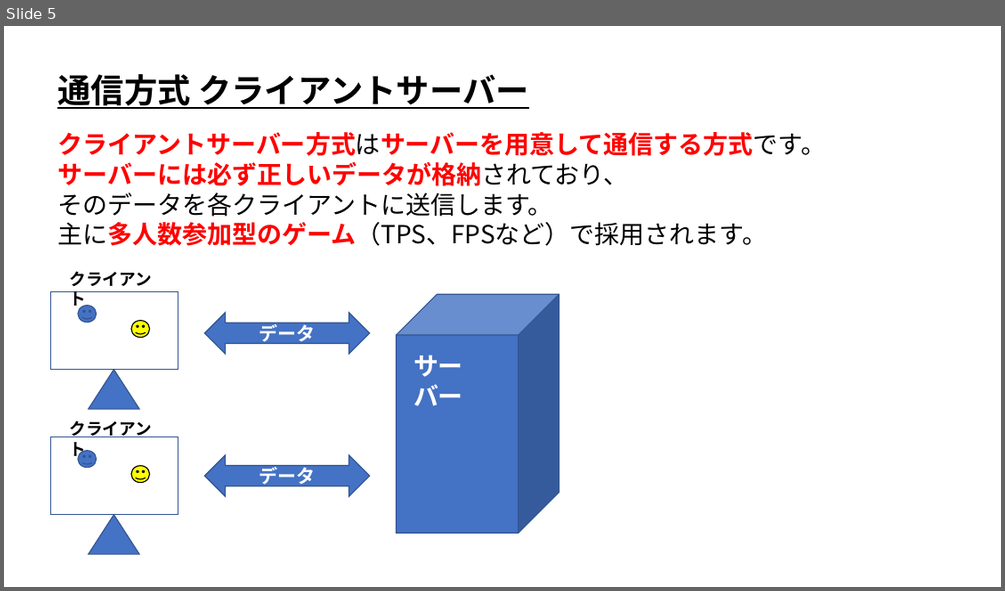
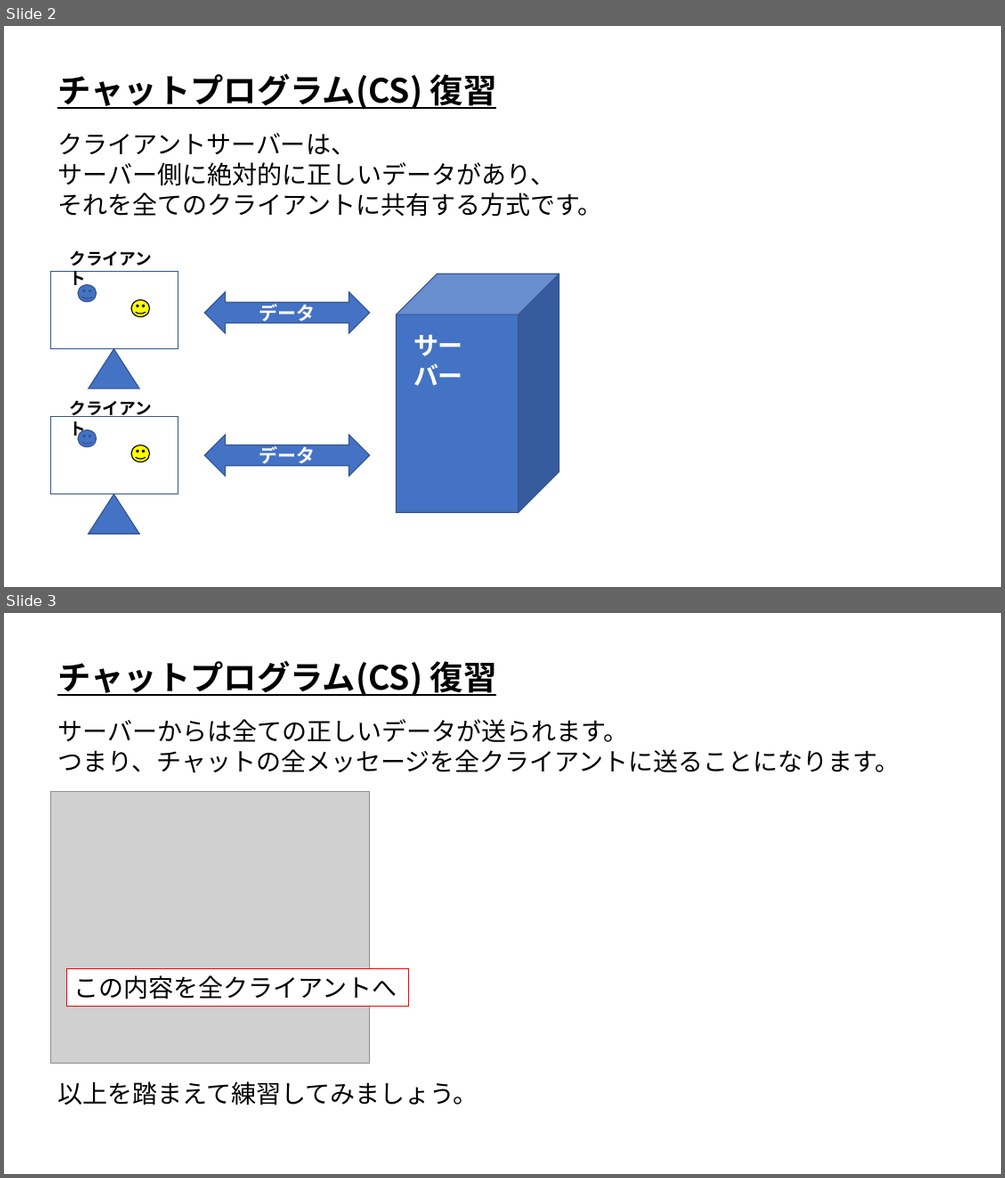
Before and after one commit to ArakiYusuke-Ohara/Textbook, a slide deck: ゲーム科3年/00_前期/オンラインゲームプログラミングⅠ/05_チャットプログラム(CS).pptx. Shown one above the other, each under a label of ours: slide 5 before the commit, slides 2 and 3 after it. The pictures are 1005x591 and 1005x1178 pixels, drawn with LibreOffice and Linux fonts; fonts in the diff are those of the drawing; grey boxes stand for pictures. Boxes give left, top, right and bottom in pixels: in the first picture for what was removed or moved away, otherwise in the second. Text is boxed around its words. In the diff, an @@ line names an element or a change of style, - is before the commit and + after.

Commit message:
コード、スライド微修正

```diff
--- a/ゲーム科3年/00_前期/オンラインゲームプログラミングⅠ/05_チャットプログラム(CS).pptx
+++ b/ゲーム科3年/00_前期/オンラインゲームプログラミングⅠ/05_チャットプログラム(CS).pptx
@@ slide 3 added at (x1=4, y1=613, x2=1001, y2=1174), background #FFFFFF @@
@@ text added at (x1=57, y1=661, x2=497, y2=697), 32 pt, text #000000, bold, underline @@
+チャットプログラム(CS) 復習
@@ text added at (x1=57, y1=719, x2=899, y2=773), 24 pt, text #000000 @@
+サーバーからは全ての正しいデータが送られます。
+つまり、チャットの全メッセージを全クライアントに送ることになります。
@@ picture added at (x1=50, y1=792, x2=369, y2=1063) @@
@@ rectangle added at (x1=66, y1=969, x2=409, y2=1006), fill #FFFFFF, outline #FF0000 0.75 pt, 24 pt, text #000000 @@
+この内容を全クライアントへ
@@ text added at (x1=57, y1=1081, x2=477, y2=1105), 24 pt, text #000000 @@
+以上を踏まえて練習してみましょう。
@@ what was slide 5 is now slide 2 @@
@@ slide 2 changed as well @@
@@ text at (x1=57, y1=74, x2=497, y2=110): text changed @@
-通信方式 クライアントサーバー
+チャットプログラム(CS) 復習
@@ text removed at (x1=57, y1=132, x2=825, y2=246) @@
-クライアントサーバー方式はサーバーを用意して通信する方式です。
-サーバーには必ず正しいデータが格納されており、
-そのデータを各クライアントに送信します。
-主に多人数参加型のゲーム（TPS、FPSなど）で採用されます。
@@ text added at (x1=57, y1=133, x2=602, y2=216), 24 pt, text #000000 @@
+クライアントサーバーは、
+サーバー側に絶対的に正しいデータがあり、
+それを全てのクライアントに共有する方式です。
@@ 2 rectangles, 1 text, 1 smiley face moved together from (x1=50, y1=291, x2=463, y2=515) to (x1=50, y1=272, x2=463, y2=494) @@
@@ 3 smiley faces, 2 texts, 2 left right arrows, 2 triangles, 1 cube moved together from (x1=70, y1=271, x2=558, y2=554) to (x1=70, y1=250, x2=558, y2=534) @@
```
Also in this commit, not shown: 2 other slides added, 6 slides removed, 9 other files.
